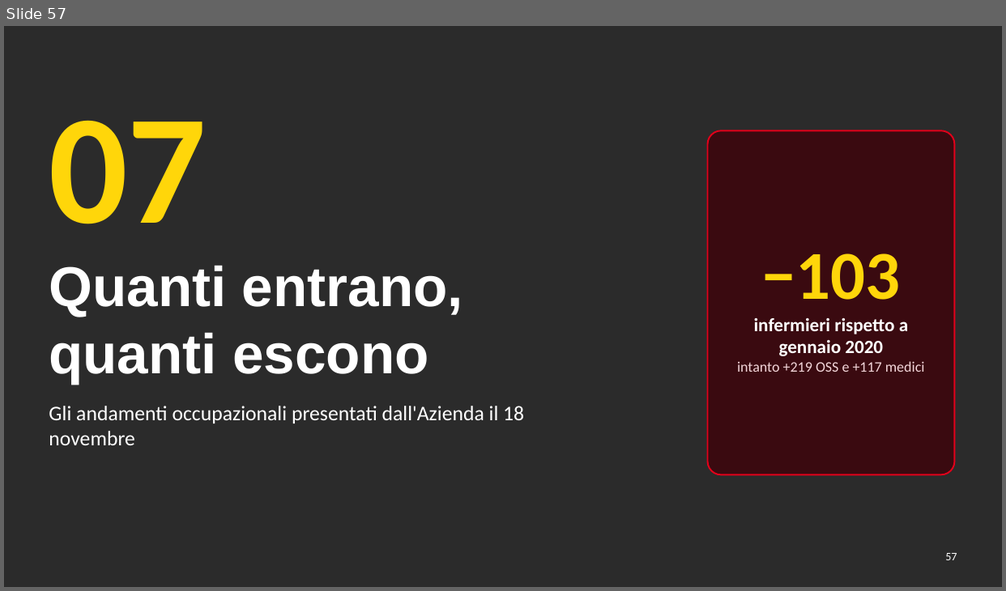
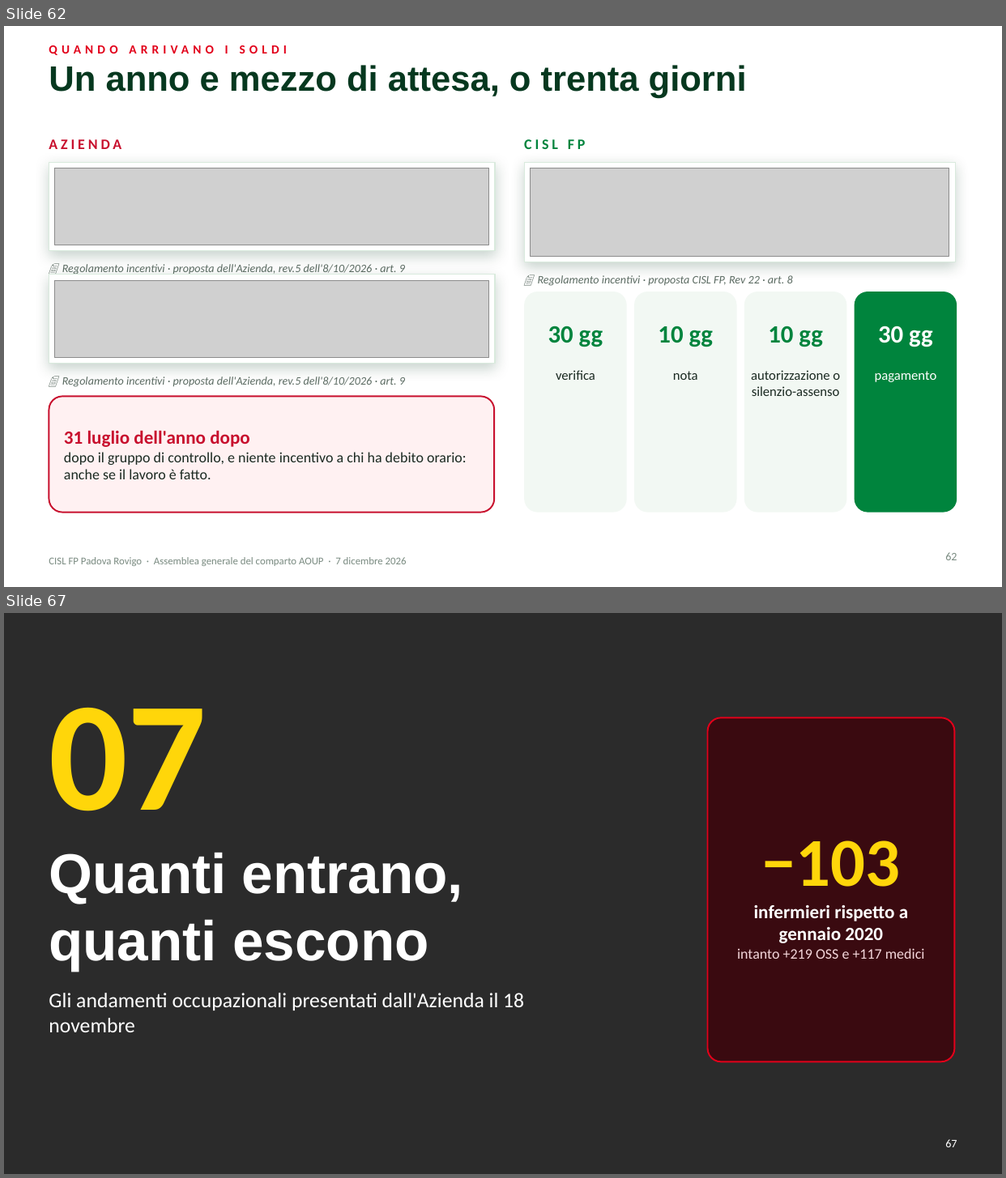
Before and after one commit to aki1806-droid/Prove, a slide deck: produzione/assemblea-2026-12-07/slide/assemblea-2026-12-07.pptx. Shown one above the other, each under a label of ours: slide 57 before the commit, slides 62 and 67 after it; the slides between them are not shown. The pictures are 1006x591 and 1006x1178 pixels, drawn with LibreOffice and Linux fonts; fonts in the diff are those of the drawing; grey boxes stand for pictures; background and template pictures are left out; a plain dark background stands for a picture behind light text. Boxes give left, top, right and bottom in pixels: in the first picture for what was removed or moved away, otherwise in the second. Text is boxed around its words. In the diff, an @@ line names an element or a change of style, - is before the commit and + after.

```diff
--- a/produzione/assemblea-2026-12-07/slide/assemblea-2026-12-07.pptx
+++ b/produzione/assemblea-2026-12-07/slide/assemblea-2026-12-07.pptx
@@ slide 62 added at [4, 26, 1002, 587], background #FFFFFF @@
@@ text added at [49, 45, 287, 55], 12 pt, text #E2001A, bold @@
+QUANDO ARRIVANO I SOLDI
@@ title added at [49, 65, 747, 98], 34 pt, text #06381F, bold @@
+Un anno e mezzo di attesa, o trenta giorni
@@ text added at [49, 139, 121, 149], 14 pt, text #C8102E, bold @@
+AZIENDA
@@ text added at [524, 139, 586, 149], 14 pt, text #00843D, bold @@
+CISL FP
@@ rectangle added at [49, 162, 495, 251], fill #FFFFFF, outline #D9EADD 1 pt @@
@@ picture added at [55, 169, 489, 246] @@
@@ rectangle added at [524, 162, 956, 263], fill #FFFFFF, outline #D9EADD 1 pt @@
@@ picture added at [530, 169, 949, 257] @@
@@ text added at [62, 264, 405, 274], 11 pt, text #5B6B62, italic @@
+📄 Regolamento incentivi · proposta dell'Azienda, rev.5 dell'8/10/2026 · art. 9
@@ rectangle added at [49, 275, 495, 364], fill #FFFFFF, outline #D9EADD 1 pt @@
@@ picture added at [55, 280, 489, 357] @@
@@ rounded rectangle added at [524, 292, 627, 513], fill #F2F8F3 @@
@@ text added at [538, 275, 793, 286], 11 pt, text #5B6B62, italic @@
+📄 Regolamento incentivi · proposta CISL FP, Rev 22 · art. 8
@@ rounded rectangle added at [634, 292, 737, 513], fill #F2F8F3 @@
@@ rounded rectangle added at [744, 292, 847, 513], fill #F2F8F3 @@
@@ rounded rectangle added at [854, 292, 957, 513], fill #00843D @@
@@ text added at [548, 326, 603, 348], 24 pt, text #00843D, bold @@
+30 gg
@@ text added at [658, 326, 713, 348], 24 pt, text #00843D, bold @@
+10 gg
@@ text added at [768, 326, 822, 348], 24 pt, text #00843D, bold @@
+10 gg
@@ text added at [878, 326, 932, 348], 24 pt, text #FFFFFF, bold @@
+30 gg
@@ text added at [62, 377, 405, 387], 11 pt, text #5B6B62, italic @@
+📄 Regolamento incentivi · proposta dell'Azienda, rev.5 dell'8/10/2026 · art. 9
@@ text added at [556, 370, 595, 380], 13 pt, text #1B2A22 @@
+verifica
@@ text added at [673, 371, 698, 380], 13 pt, text #1B2A22 @@
+nota
@@ text added at [751, 370, 840, 396], 13 pt, text #1B2A22 @@
+autorizzazione o silenzio-assenso
@@ text added at [875, 371, 937, 382], 13 pt, text #FFFFFF @@
+pagamento
@@ rounded rectangle added at [49, 396, 494, 513], fill #FFF1F2, outline #C8102E 1.5 pt @@
@@ text added at [64, 430, 467, 480], 14 pt, text #1B2A22 @@
+31 luglio dell'anno dopo
+dopo il gruppo di controllo, e niente incentivo a chi ha debito orario: anche se il lavoro è fatto.
@@ text added at [49, 557, 407, 566], 10 pt, text #7A8B81 @@
+CISL FP Padova Rovigo · Assemblea generale del comparto AOUP · 7 dicembre 2026
@@ page number added at [945, 552, 957, 561], 11 pt, text #7A8B81 @@
+62
@@ what was slide 57 is now slide 67 @@
@@ page number at [945, 1139, 957, 1148]: text changed @@
-57
+67
```
Also in this commit, not shown: 2 slides changed, 9 other slides added, 16 other files.
